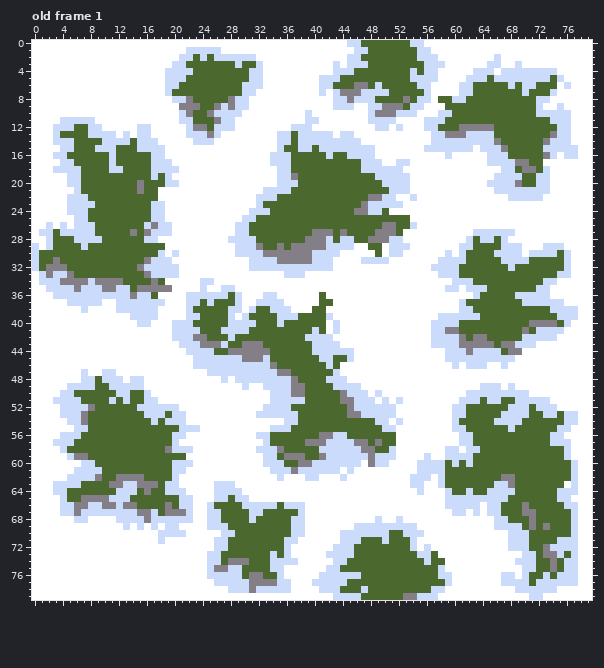
A pixel-art file gets an edit: rawAssets/snowyGrass.aseprite. The picture above is the old version.
80x80 pixels, 1 frame. Shown: old frame 1. The commit also changed other frames, which this record leaves out.
The same view after the edit:
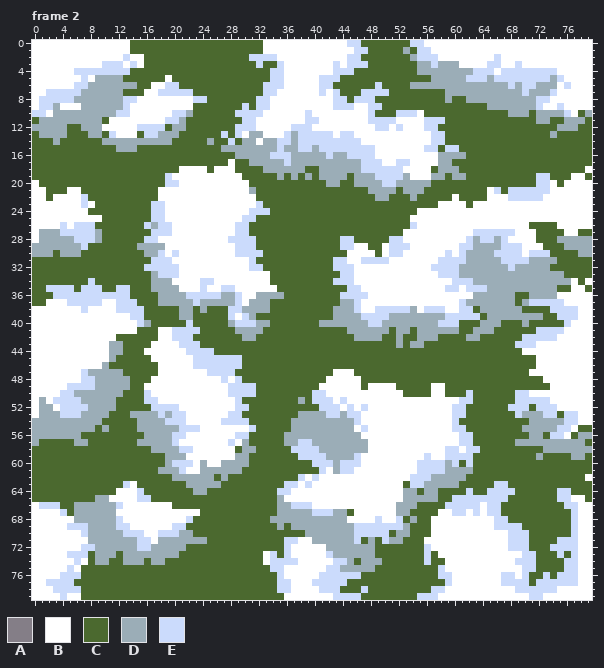
Palette (. is transparent): A #847e87  B #ffffff  C #4b692f  D #9badb7  E #cbdbfc
A new or re-ordered frame is compared with the old frame closest to it.
The commit says: Tried to add some depth to snowy grass tile, better but still not satisfied just yet!
Difference:
frames 1 -> 5
Changed rows in their new state; - is an unchanged pixel.
Frame 2 is new; against old frame 1:
first column x 0:
 0 --------------CCCCCCCCCCCCCCCCCCC-----------------------------------------------
 1 --------------CCCCCCCCCCCCCCCCCCC--------------------D--------------------------
 2 -------------E--CCCCCCC-C-CCCCC-EEE-------------------D-------------------------
 3 ----------EEE-E-CCCCCC-------C---CCE-------------------DD-DDD-------------------
 4 ------EEEEEEEECCCCCCCCC--------CCCEE------------------CDDDDDDDD-----------------
 5 -------E-DDDDCCCCCCBCC---------CCCEE------------------CCCDDDDD---D--------D-----
 6 ------EEDDDDDDDCC-------------CCCEEE----------CC------DDDDDDDDDDDDDD-D--DDD-----
 7 --EEEEEDDDDDDCCC--E-EEE-------CCCEE---------CCC---------CCCDDDDDDDDDDD-DDD------
 8 -EEEEEDDDDDDDEE-----BBBEE---CCCCEE-----------C-------C-CCC-DCCDDDDDDDDDD--------
 9 -EED---DDDDDDE-------BBC--CCCC-CEE----------------CCC-CCCCC------DDDDDDD--------
10 EE-DDDDDDDDDEE------E-D--CCCC-EEE----------------CCC----CCCC--------DDD-DDDD--CD
11 CDDDDDDDDDC--------EEDC---CCCCEE----------------------------------------DDCCDDDC
12 DDDDDC-DDD-------EECDDCCC-CCCEEE-----------------------------CCCCC---------DDDCC
13 CDDDD---DDC--B-C-EDDDCCCCCCECE-DD--B-D---------------------CCCCCCC--------DCCCCC
14 CCCDCC----DDDDDDDDDDCCCCCDCCECDD-DD--D---------------------CCCCCCCC------CCCCCCC
15 CCCCCC---CCCDDDCCCCCCCCCCCCDDDDDDDD-DD--D-----------------C--CCCCCCC-----CCCCCCC
16 CCCCC------C-----CCCCCCCCCCCCDDDDD---DDDDD-DD-------------DDDDCCCCCC-----CCCCCCC
17 CCCCCC-----C-----CCCCCCCCCCC-CCDDDDD-DDDDDDDDDD-----------DDCCCCCCCCCCC--CCCCCCC
18 CCCCCCC----CC----CCCC----C---CCCCDDDDDD--DDDDDD----------CDDDCCCCCCCC-CC-CCCCCC-
19 CCCCCCC----------C------------CCCCCDCD-D-DDDD-DDD----D---DDCDDCCCCCCCC----CCC--C
20 -CCCCCC--------C---------------CCCCCCC----DD--DDDD--DDDDDCCCCCCCCCCCCC-----C----
21 --CCC-B--------C---------------DCCCCC-----------DDDDCDDDCCCCCCCCC--C------------
22 --C--BB-------------------------CCC-------------CDDCCCDCCCCC-CCCC---------------
23 -----BB-B--------------------------------------CCCCCCCCCCC----C-----------------
24 -----BBB--------------------------------------CCCC-CCCC-------------------------
25 ------BBBB----------------------------------------------------------------------
26 --B--------------D--------------------------------CC-------------------CCCC-----
27 -DDD-----D----C-C-----------------------CCC-C----CCC--------------------CCCC--CC
28 -DDDDD---D-----------------------------CCCC-----CCC------------D--D-----CCCDDDDD
29 DDDDDDD--------DDDD-------------C--C-CCCCCCC-------------------DDDD------CCCDDDD
30 DDD-DDD---------DD---------------CCCCCCCCCCCC-----------------DDDD--------C-CCDD
31 C--C------------C---------------CCCCCCCCCCCEE-----------------DDDDD----DDDD-CCCC
32 C-CCC----------C-----------------CCCCCCCCCCEEE---------------DDDDDDD-DDDDD--CCCC
33 CCCCCC----------CD----------------CCCCCCCCCCEE---------------DDDDDDDDDDDDDDDCCCC
34 CCCCCCCC-CCCC----DDD--------------CCCCCCCCCEEE-----------------DDDDDDDDDDDDDD-C-
35 CC----C---CC---CCDDDD--------------CCCCCCCCCCEE------------------DDDDDDDDDDCC--C
36 CCC-----------CCC-DDDD-----DD---DDDDCCCCC-CCEEEE---------------DDDDDDCCDDDD-----
37 CC-------------CCCDDDDD-DDDDD--DDDCCCCCCC--CDDE---------------DDDDDDD-D---------
38 ----------------CCCCCDD-D-----DDDDCCCCCC--CDDDE--EEEEED-EEE-----DDDDDD----------
39 ----------------CCCCCDDC-------D---CCC----CDDDDEEEEDDDDDDDD------DDDDDDDD-------
40 ----------------DCCCCC------D---DD-C-----DDDDDDDEEDDDDDDDD------DDD---DCCCC-----
41 ---------------CCC---------CCDDDD-------C-CCCDDDDDDCDDCDDDDDD--DDD----C---------
42 ------------CCCCCC-----CC---C-DD-------CCCCCCCDDDDCCDCCDDDCCCCDDC---------------
43 -----------DDCCCC-------CCCC--CCC-------CCCCCCCCCCCCDCDDCCCCCCCCCC-CC-----------
44 -----------DDCCC------------CCCCCC------CCCCCCCCCCCCCCCCCCCCCCCCCCC-CC----------
45 -----------DCCCCC-------------CCCC-------CC--CCCCCCCCCCCCCCCCCCCCCCCCCCC--------
46 ----------DCCCCCCC------------CCCCC-------C-CCCCCCCCCCCCCCCCCCCCCCCCCCCC--------
47 --------DDDDDCCCCC-----------CCCCCCCC------B--CCCCCCCCCCCCCCCCCCCCCCCCC---------
48 ---------DDDDDCCC-------------CCCCCCCC----BBB--CCCCCCCCCCCCCCCCCCCCCCCCCC-------
49 ---------DDDDDCC------------EE-ECCCCCCC--BBBBBBC----CCCCC--CCCCCCCCCCCCCCC------
50 ------DDDDDDDC--------------EEEECCCCCCC-EEBBBBBB-B---CCCC--CCC-CCCCCC-----------
51 -D-----DDDDD-C---------------ECCCCCCCCD-EEEBEBBBB-B-B----------C-CC-------------
52 -DD-----DDDD---CC------------EECCCCCC----EEEBEB-BBBB----------------------------
53 -DDD---DDDD---DDDD-D--------EECCCCCCCCDDDDEEDEEBBBBB---------------CC-DDD-------
54 DDDDDDDDDD-----DDDD--------EEEECCCCCCDDDDDDDDDEBBBB-B-------------CCCC-DDDDD----
55 DDDDDDDDD-D----DDDDDD----------ECCCCCDDDDDDDDDBEBBBB----------------C-DDDDD---CC
56 DDDDDDD---------DDDD---------EECCC--DDDDDDDDDDDBBBBB-------------------DD----CDD
57 DCCCCCDD-------DDDDD--------E-DCCC--DDEEDDDDDDDDBBBB-----------------DDDDDDDDDDC
58 CCCCC------------DDDD--------CDDCCCC-EEEEDDDDDDDBBBB---------------------DDDDDDD
59 CCCCCCCC-----------DDD-------DDCCCC-CCEEEEDDDD-BBBBB--------------------D---CDDC
60 CCCCCCCCC----------D----D--DDDDCCCCC--CC---D----BBB--------D-----------------CCC
61 CCCCCCCCCC--------DDD---DDDDDDCCCCCCCCCCC-BDE--------------DDDD--------------CCC
62 CCCCCCCCCC--CCCC----DDDDDDCDCCCCCCCCCCEB----B------------DDDDD-----CC--------CC-
63 CCCCCCC----CC-BCCC-CCCDDDDDCCCCCCCCCEE-E-------------C--DDDDD-------C-------CCCC
64 CCCCC-------BBBEC--CCCCDDCCCCCCCCCCEE----------------DDCDDCC-----------------CCC
65 CCCCC--CCDDBBBBEE----CCCCCCC-CCCCCCD-----------------DDDDDCC-------------------C
66 -EEECCDDDDDD-BBBBBBB-CCCCC----CCCCCDD--E------------DDDCCCC-----------C---------
67 -----CDDDDDDBBBBBBBBBBB-CCC----CC--DDDDDEEEDDC------DDCCCC------------CC--------
68 ------DDDDDD-BBBBBBBBB-CCCC----C--DDDDDDDDDDD--------CDCC--------------C--------
69 -----EEEDDDDE--B-B-B-ECCCCCC-------D-DDDDDDDDD-------DCCC--------------C-C------
70 -------EDDDDDEEE-----DDCCCCCC--------CCDDDDDDD------DDCCC-----------------------
71 --------DDDDDDDEE-DDDDDDDCCC------------DDDDDD--D--DD-CC------------------------
72 -------EEDDDDDDEEDDDDDCCCCCC--------------DDDDDDD-----CC-----------------C------
73 -----EEECDDDCDDDDDDDDCCCCCC------B---------DDDDDD------C-----------------CC-----
74 ------E-CDDCCDDDCDDCCCCCCCC-CCC--B-----------D-DDD------------------------C-----
75 -----E-CCCCCCCCCCCCCCCCCCCCCCC--------------DDDDD-------------------------C-----
76 ----EEECCCCCCCCCCCCCCCCCCCCCCC-CC-----------------------------------------------
77 --EEEECCCCCCCCCCCCCCCCCCCCCCCCCCCCC---------------------------------------------
78 ---EEEECCCCCCCCCCCCCCCCCCCCCCCCCCCC---------------------------------------------
79 ----E--CCCCCCCCCCCCCCCCCCCCCCCCCCCCC-----------------CC-------------------------
Where, in picture pixels (left, top, right, bottom), the same in both pictures:
changed: (32, 40, 592, 600)
